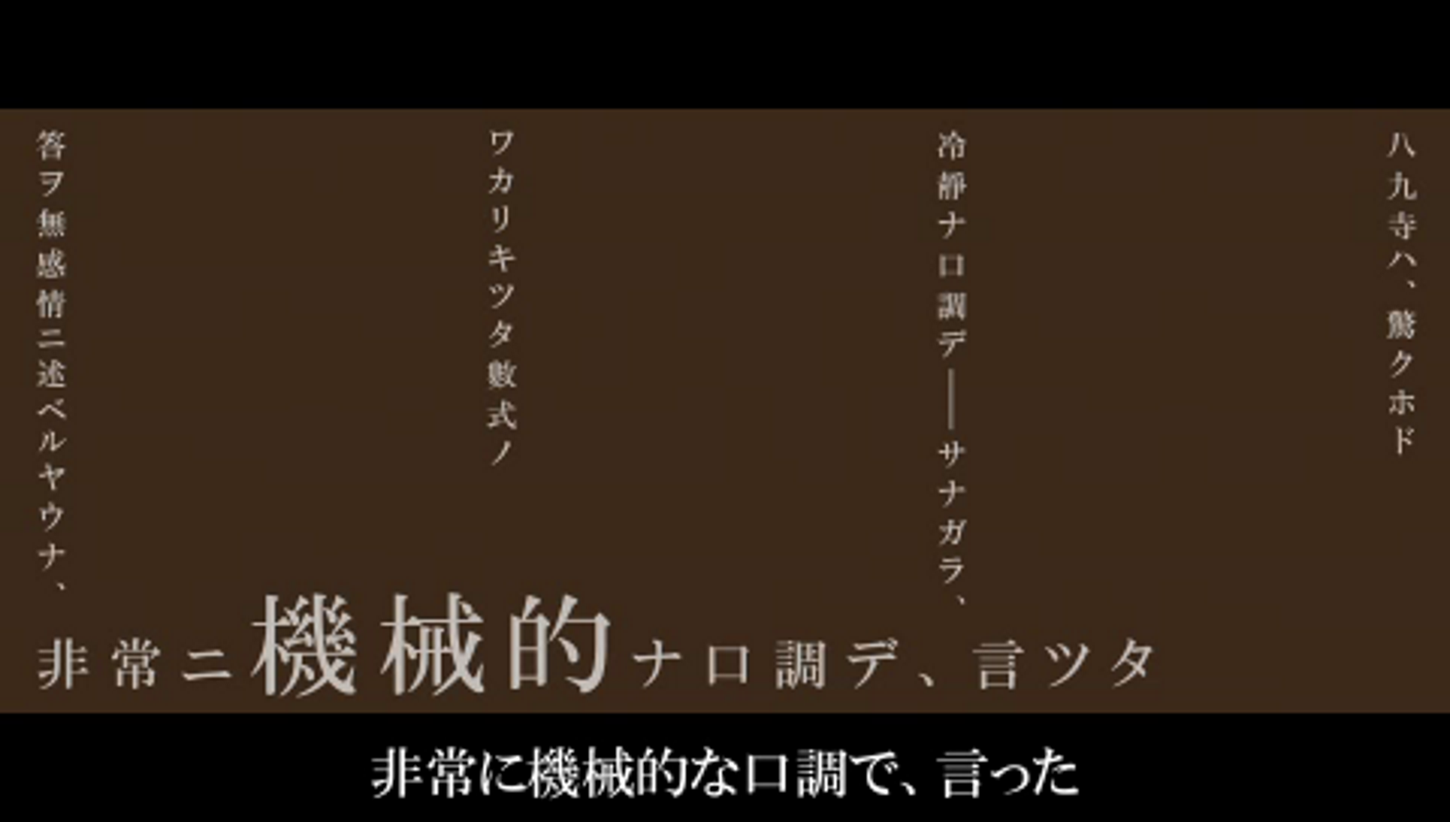
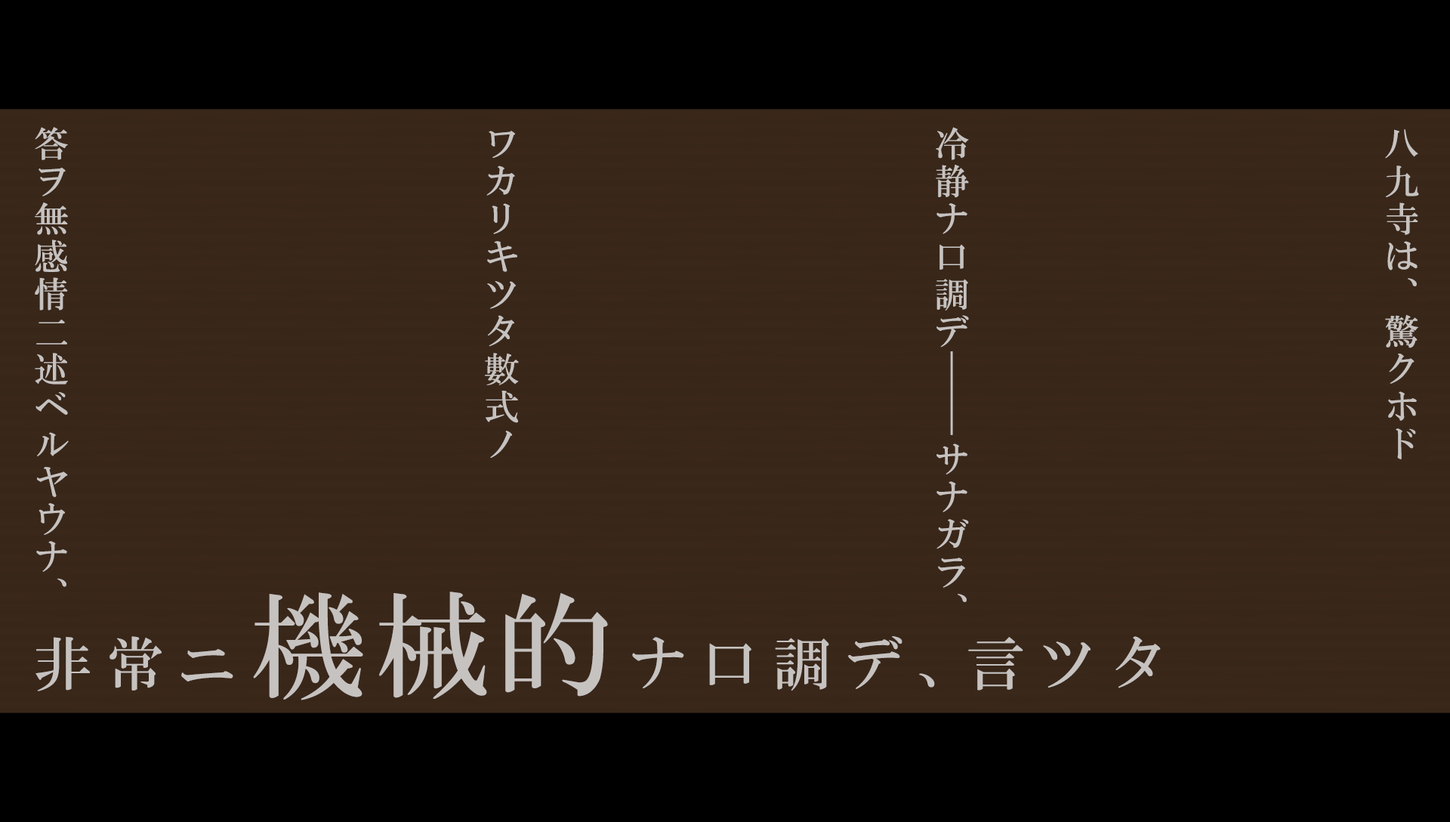
Revision of a layered 1450 × 822 image; what changed, layer by layer:
added layer "ナ口調デ、言ツタ" above "非常ニ" over [632, 635, 1161, 691]
added layer "非常ニ" above "機械的" over [35, 635, 234, 692]
added layer "機械的" above "八九寺は、驚クホド 冷静ナ口調デ|サナガラ、 ワカリキツタ數式ノ 答ヲ無感情二述ベルヤウナ、" over [252, 591, 608, 701]
added layer "八九寺は、驚クホド 冷静ナ口調デ|サナガラ、 ワカリキツタ數式ノ 答ヲ無感情二述ベルヤウナ、" above "Layer 2" over [34, 126, 1420, 602]
showed "Layer 2" over [0, 107, 1450, 802]
